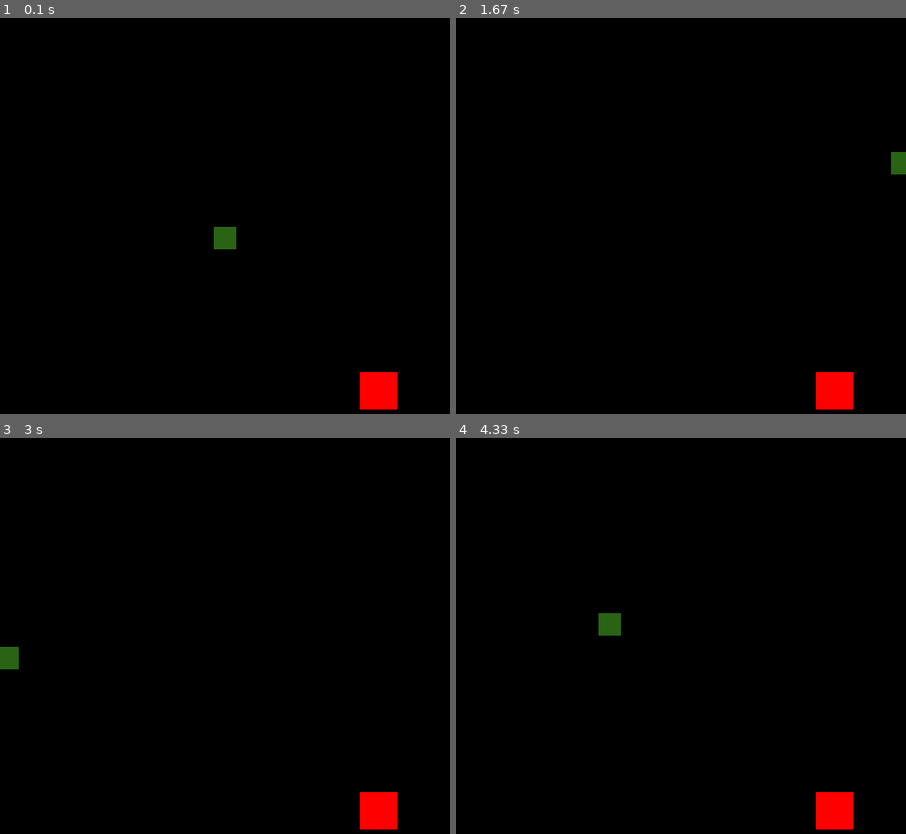
Above: before the commit, frames 1-4 (two rows, left to right).
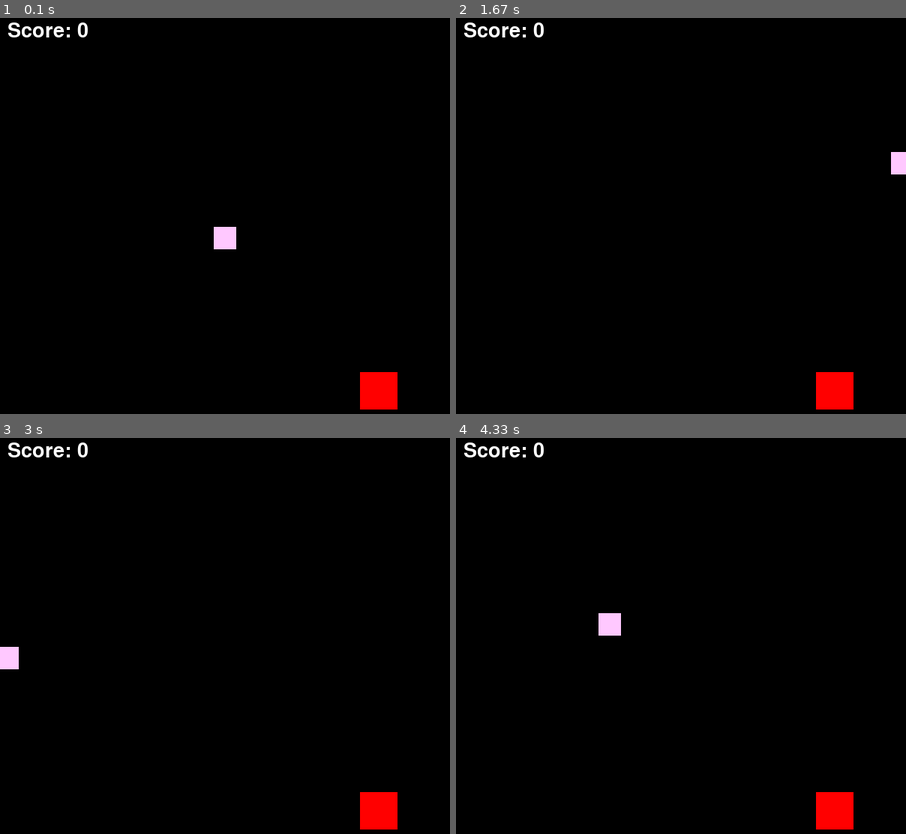
Above: after the commit, the same moments.

Repository: HampusEriksson/PyGames
Game: pygame game, started from Snake/snake.py
The game is run twice, just before and just after one commit, with the same random seed, the same clock (stepped at 60 frames per second) and the same inputs.
Inputs:
- Up to frame 1 (0.1 s): no input
- Up to frame 2 (1.67 s): hold D 0.33-0.8 s; hold W 0.83-1.13 s; hold D 1.17-1.63 s
- Up to frame 3 (3 s): hold S 2.23-2.53 s; hold A 2.57-2.97 s
- Up to frame 4 (4.33 s): hold W 3-3.37 s; hold D 3.4-4.03 s; hold S from 4.07 s (still down)

The runs differ from the first frame. In frame 1, 0.6% of the frame differs, in the area x 1-53%, y 1-59%; in frame 2, 0.5%; in frame 3, 0.5%; in frame 4, 0.6%.

Commit message:
Pink head

Diff:
--- a/Snake/snake.py
+++ b/Snake/snake.py
@@ -11,43 +11,49 @@
 pygame.display.set_caption("Snake")
 
 
-def draw_window(win, all_sprites):
-    win.fill(0)
-    all_sprites.draw(win)
+def draw_window(WIN, score, *spritegroups):
+    WIN.fill(0)
+
+    score_text = SCORE_FONT.render(
+        "Score: " + str(score), 1, WHITE)
+    WIN.blit(score_text, (10, 10))
+
+    for group in spritegroups:
+        group.draw(WIN)
+
     pygame.display.update()
-
-
 
 def main():
     score = 0
     clock = pygame.time.Clock()
-    all_sprites = pygame.sprite.Group()
+    game_over = False
+
+    bodygroup, applegroup, headgroup = (pygame.sprite.Group() for _ in range(3))
 
     apple = Apple()
-    all_sprites.add(apple)
-    game_over = False
-    head = Snakepart()
-    all_sprites.add(head)
+    applegroup.add(apple)
     apple.move()
-    body = []
+    print(len(applegroup))
+
+    head = Snakepart(color=PINK)
+    headgroup.add(head)
 
     while not game_over:
         clock.tick(FPS)
 
+        if head.collide(applegroup):
+            apple.move()
 
-        if head.collide(apple):
-            apple.move()
-            part = Snakepart()
-            all_sprites.add(part)
-            body.append(part)
             head.speed *= 1.02
             score +=1
+            part = Snakepart()
+            bodygroup.add(part)
 
-        newpos = [head.rect.center] + [x.rect.center for x in body]
+        newpos = [head.rect.center] + [x.rect.center for x in bodygroup]
 
-        if len(body) >= 1:
-            for i in range(len(body)):
-                body[i].rect.center = newpos[i]
+        if len(bodygroup) >= 1:
+            for i, part in enumerate(bodygroup):
+                part.rect.center = newpos[i]
 
         head.update()
         for event in pygame.event.get():
@@ -67,7 +73,7 @@
 
 
 
-        draw_window(WIN, all_sprites)
+        draw_window(WIN, score, bodygroup, applegroup, headgroup)
 
 
 if __name__ == "__main__":
--- a/Snake/snakeconst.py
+++ b/Snake/snakeconst.py
@@ -1,5 +1,6 @@
 import random
 import pygame
+pygame.font.init()
 
 WIDTH, HEIGHT = 600,600
 WHITE = (255, 255, 255)
@@ -10,6 +11,7 @@
 GREEN = (40,100,20)
 APPLESIZE = 50
 UNITSIZE = 30
+SCORE_FONT = pygame.font.SysFont('comicsans', 40)
 
 FPS = 60
 
@@ -39,9 +41,6 @@
             self.rect.bottom = 0
 
     def collide(self, spritegroup):
-        if type(spritegroup) != list:
-            spritegroup = [spritegroup]
-
         if pygame.sprite.spritecollide(self,spritegroup, False):
             print("Collision")
             return True
